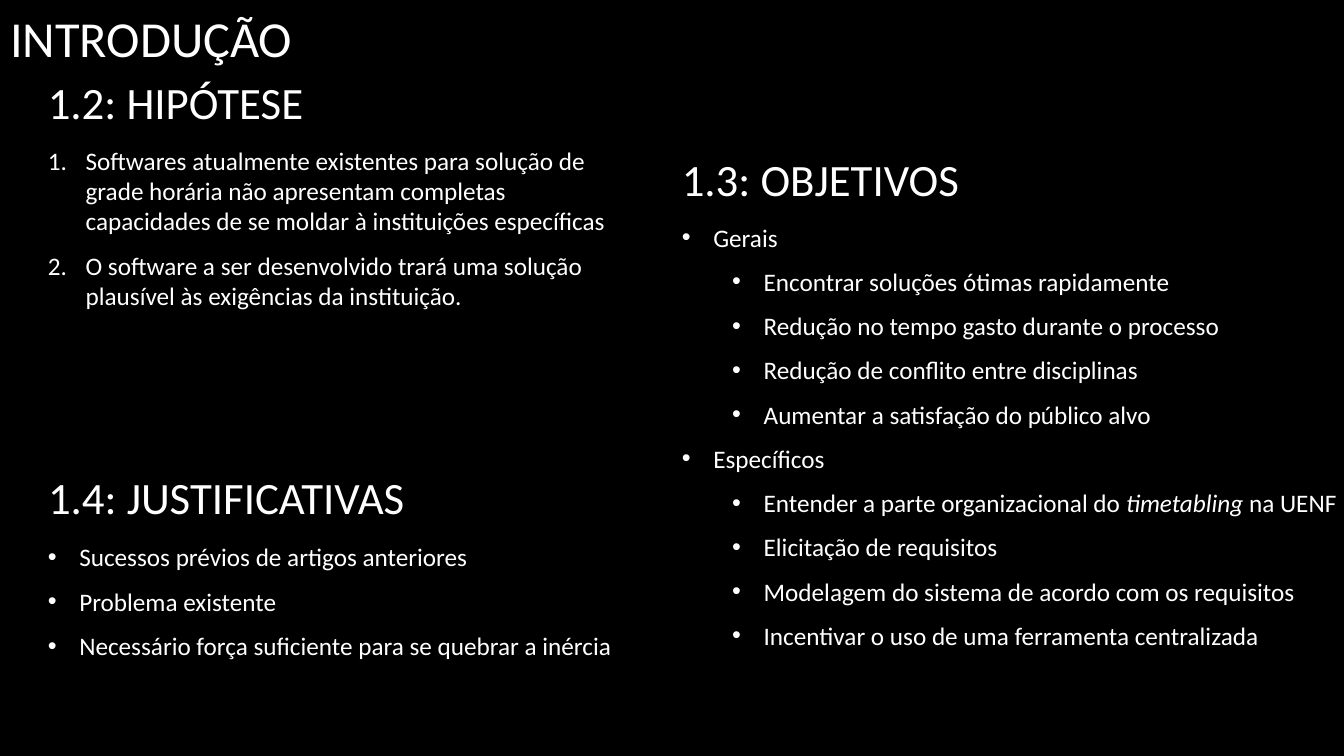
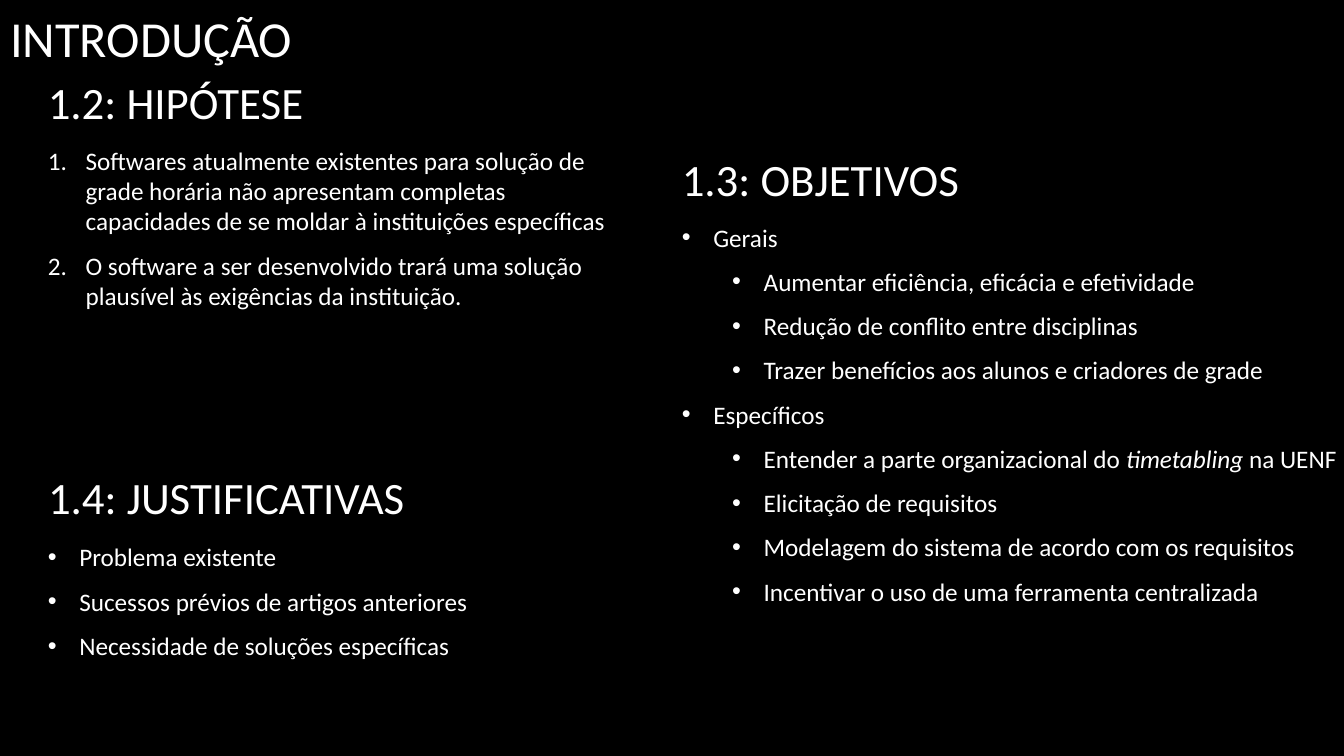
Before and after one commit to UENF-Organizacao-de-Disciplinas/INF01131-Monografia, a slide deck: slide 5 of Files/Apresentações/Apresentação Final.pptx (slide 6 before the commit). Drawn at 1344x756 pixels with LibreOffice and Linux fonts; fonts in the diff are those of the drawing; background and template pictures are left out. Boxes give left, top, right and bottom in pixels: in the first picture for what was removed or moved away, otherwise in the second. Text is boxed around its words. In the diff, an @@ line names an element or a change of style, - is before the commit and + after.

```diff
--- a/Files/Apresentações/Apresentação Final.pptx
+++ b/Files/Apresentações/Apresentação Final.pptx
@@ text at box(764, 273, 1195, 294): text changed @@
-  • Encontrar soluções ótimas rapidamente
-  • Redução no tempo gasto durante o processo
+  • Aumentar eficiência, eficácia e efetividade
@@ text at box(764, 361, 1263, 384): text changed @@
-  • Aumentar a satisfação do público alvo
+  • Trazer benefícios aos alunos e criadores de grade
@@ text at box(79, 548, 276, 567): paragraph added @@
+• Problema existente
@@ text at box(79, 637, 449, 660): text changed @@
-• Problema existente
-• Necessário força suficiente para se quebrar a inércia
+• Necessidade de soluções específicas
```
Also in this commit, not shown: 8 other slides changed, 6 slides added, 4 slides removed.
